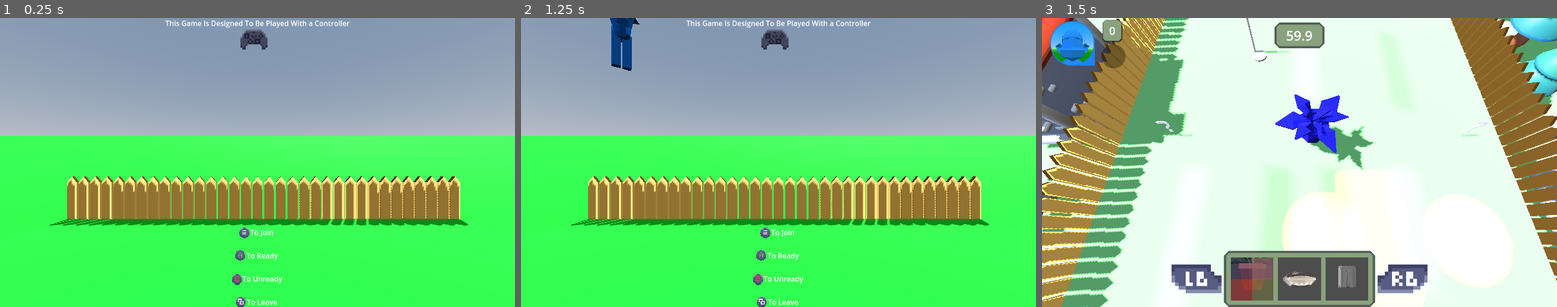
Above: before the commit, frames 1-3 (left to right).
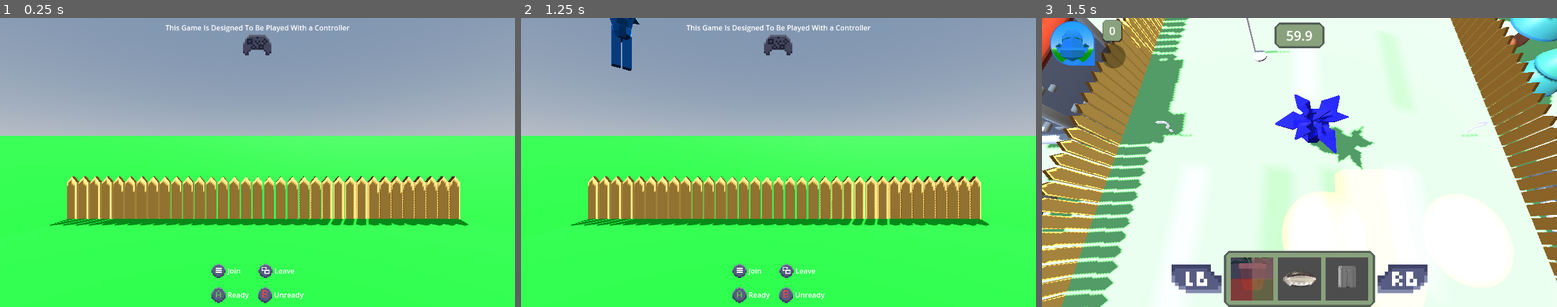
Above: after the commit, the same moments.

Repository: ronincampbell/GDS2Project
Game: Godot game, scene res://maps/lobby.tscn
The game is run twice, just before and just after one commit, with the same random seed, the same clock (stepped at 60 frames per second) and the same inputs. The engine's default icon, where the game draws it, is replaced by a stand-in: a white triangle on a blue panel in a dark square.
Inputs (mouse positions are in pixels of both pictures, inside the frame that each line leads up to):
- Up to frame 1 (0.25 s): no input
- Up to frame 2 (1.25 s): tap Enter (KeyboardJoin) at 0.5 s; move the mouse to (891, 148) at 0.52 s; hold D (PlayerRight) from 0.53 s (still down); hold Enter (KeyboardJoin) from 0.53 s (still down); click (891, 148) at 0.67 s
- Up to frame 3 (1.5 s): move the mouse to (1196, 176) at 1.27 s; release D (PlayerRight) at 1.28 s; release Enter (KeyboardJoin) at 1.28 s; hold S (PlayerDown) from 1.28 s (still down); tap E (PlayerInteract) at 1.35 s

The runs differ from the first frame. In frame 1, 2.0% of the frame differs, in the area x 32-68%, y 0-100%; in frame 2, 2.0%; in frame 3, nothing differs.

Commit message:
Organised LobbyHUD

Diff:
--- a/maps/lobby.tscn
+++ b/maps/lobby.tscn
@@ -53,6 +53,18 @@
 stream_2/stream = ExtResource("9_xsajp")
 stream_3/stream = ExtResource("10_n1qbv")
 
+[sub_resource type="AtlasTexture" id="AtlasTexture_s6qpm"]
+atlas = ExtResource("11_vwqo6")
+region = Rect2(1120, 336, 152, 120)
+
+[sub_resource type="AtlasTexture" id="AtlasTexture_revcj"]
+atlas = ExtResource("11_vwqo6")
+region = Rect2(648, 488, 144, 144)
+
+[sub_resource type="AtlasTexture" id="AtlasTexture_vwqo6"]
+atlas = ExtResource("11_vwqo6")
+region = Rect2(488, 488, 144, 144)
+
 [sub_resource type="AtlasTexture" id="AtlasTexture_xsajp"]
 atlas = ExtResource("11_vwqo6")
 region = Rect2(168, 808, 136, 152)
@@ -60,18 +72,6 @@
 [sub_resource type="AtlasTexture" id="AtlasTexture_n1qbv"]
 atlas = ExtResource("11_vwqo6")
 region = Rect2(328, 808, 136, 152)
-
-[sub_resource type="AtlasTexture" id="AtlasTexture_revcj"]
-atlas = ExtResource("11_vwqo6")
-region = Rect2(648, 488, 144, 144)
-
-[sub_resource type="AtlasTexture" id="AtlasTexture_vwqo6"]
-atlas = ExtResource("11_vwqo6")
-region = Rect2(488, 488, 144, 144)
-
-[sub_resource type="AtlasTexture" id="AtlasTexture_s6qpm"]
-atlas = ExtResource("11_vwqo6")
-region = Rect2(1120, 336, 152, 120)
 
 [node name="Lobby" type="Node3D"]
 
@@ -311,104 +311,115 @@
 
 [node name="LobbyHud" type="CanvasLayer" parent="."]
 
-[node name="Label" type="Label" parent="LobbyHud"]
-anchors_preset = 12
-anchor_top = 1.0
+[node name="MarginContainer" type="MarginContainer" parent="LobbyHud"]
+anchors_preset = 15
 anchor_right = 1.0
 anchor_bottom = 1.0
-offset_top = -75.0
-grow_horizontal = 2
-grow_vertical = 0
-text = "'S' To Join
-
-'A' To Ready
-
-'B' To Unready
-
-'Y' To Leave"
-horizontal_alignment = 1
-metadata/_edit_use_anchors_ = true
-
-[node name="AButton" type="TextureRect" parent="LobbyHud"]
-anchors_preset = 7
-anchor_left = 0.5
-anchor_top = 1.0
-anchor_right = 0.5
-anchor_bottom = 1.0
-offset_left = -50.0
-offset_top = -129.0
-offset_right = 94.0
-offset_bottom = 31.0
-grow_horizontal = 2
-grow_vertical = 0
-scale = Vector2(0.16, 0.16)
+grow_horizontal = 2
+grow_vertical = 2
+theme_override_constants/margin_top = 10
+theme_override_constants/margin_bottom = 10
+
+[node name="MainContainer" type="VBoxContainer" parent="LobbyHud/MarginContainer"]
+layout_mode = 2
+
+[node name="ControllerLabelContainer" type="VBoxContainer" parent="LobbyHud/MarginContainer/MainContainer"]
+layout_mode = 2
+size_flags_horizontal = 4
+size_flags_vertical = 2
+
+[node name="Label2" type="Label" parent="LobbyHud/MarginContainer/MainContainer/ControllerLabelContainer"]
+layout_mode = 2
+size_flags_horizontal = 4
+text = "This Game Is Designed To Be Played With a Controller"
+horizontal_alignment = 1
+vertical_alignment = 1
+
+[node name="Controller" type="TextureRect" parent="LobbyHud/MarginContainer/MainContainer/ControllerLabelContainer"]
+custom_minimum_size = Vector2(64, 0)
+layout_mode = 2
+size_flags_horizontal = 4
+size_flags_vertical = 4
+texture = SubResource("AtlasTexture_s6qpm")
+expand_mode = 5
+
+[node name="ControlsContainer" type="VBoxContainer" parent="LobbyHud/MarginContainer/MainContainer"]
+layout_mode = 2
+size_flags_horizontal = 4
+size_flags_vertical = 8
+theme_override_constants/separation = 20
+
+[node name="Row1" type="HBoxContainer" parent="LobbyHud/MarginContainer/MainContainer/ControlsContainer"]
+custom_minimum_size = Vector2(206, 0)
+layout_mode = 2
+size_flags_horizontal = 4
+
+[node name="Join" type="HBoxContainer" parent="LobbyHud/MarginContainer/MainContainer/ControlsContainer/Row1"]
+layout_mode = 2
+size_flags_horizontal = 3
+size_flags_vertical = 4
+
+[node name="StartButton" type="TextureRect" parent="LobbyHud/MarginContainer/MainContainer/ControlsContainer/Row1/Join"]
+custom_minimum_size = Vector2(32, 0)
+layout_mode = 2
+texture = SubResource("AtlasTexture_revcj")
+expand_mode = 5
+
+[node name="Label" type="Label" parent="LobbyHud/MarginContainer/MainContainer/ControlsContainer/Row1/Join"]
+layout_mode = 2
+text = "Join"
+horizontal_alignment = 1
+vertical_alignment = 1
+
+[node name="Leave" type="HBoxContainer" parent="LobbyHud/MarginContainer/MainContainer/ControlsContainer/Row1"]
+layout_mode = 2
+size_flags_horizontal = 3
+
+[node name="SSButton" type="TextureRect" parent="LobbyHud/MarginContainer/MainContainer/ControlsContainer/Row1/Leave"]
+custom_minimum_size = Vector2(32, 0)
+layout_mode = 2
+texture = SubResource("AtlasTexture_vwqo6")
+expand_mode = 5
+
+[node name="Label" type="Label" parent="LobbyHud/MarginContainer/MainContainer/ControlsContainer/Row1/Leave"]
+layout_mode = 2
+text = "Leave"
+horizontal_alignment = 1
+vertical_alignment = 1
+
+[node name="Row2" type="HBoxContainer" parent="LobbyHud/MarginContainer/MainContainer/ControlsContainer"]
+layout_mode = 2
+size_flags_horizontal = 4
+theme_override_constants/separation = 20
+
+[node name="Ready" type="HBoxContainer" parent="LobbyHud/MarginContainer/MainContainer/ControlsContainer/Row2"]
+layout_mode = 2
+size_flags_horizontal = 4
+size_flags_vertical = 4
+
+[node name="AButton" type="TextureRect" parent="LobbyHud/MarginContainer/MainContainer/ControlsContainer/Row2/Ready"]
+custom_minimum_size = Vector2(32, 0)
+layout_mode = 2
 texture = SubResource("AtlasTexture_xsajp")
-
-[node name="BButton" type="TextureRect" parent="LobbyHud"]
-anchors_preset = 7
-anchor_left = 0.5
-anchor_top = 1.0
-anchor_right = 0.5
-anchor_bottom = 1.0
-offset_left = -57.0
-offset_top = -75.0
-offset_right = 87.0
-offset_bottom = 85.0
-grow_horizontal = 2
-grow_vertical = 0
-scale = Vector2(0.16, 0.16)
+expand_mode = 5
+
+[node name="Label" type="Label" parent="LobbyHud/MarginContainer/MainContainer/ControlsContainer/Row2/Ready"]
+layout_mode = 2
+text = "Ready"
+horizontal_alignment = 1
+vertical_alignment = 1
+
+[node name="Unready" type="HBoxContainer" parent="LobbyHud/MarginContainer/MainContainer/ControlsContainer/Row2"]
+layout_mode = 2
+
+[node name="BButton" type="TextureRect" parent="LobbyHud/MarginContainer/MainContainer/ControlsContainer/Row2/Unready"]
+custom_minimum_size = Vector2(32, 0)
+layout_mode = 2
 texture = SubResource("AtlasTexture_n1qbv")
-
-[node name="StartButton" type="TextureRect" parent="LobbyHud"]
-anchors_preset = 7
-anchor_left = 0.5
-anchor_top = 1.0
-anchor_right = 0.5
-anchor_bottom = 1.0
-offset_left = -41.0
-offset_top = -179.0
-offset_right = 103.0
-offset_bottom = -19.0
-grow_horizontal = 2
-grow_vertical = 0
-scale = Vector2(0.16, 0.16)
-texture = SubResource("AtlasTexture_revcj")
-
-[node name="SSButton" type="TextureRect" parent="LobbyHud"]
-anchors_preset = 7
-anchor_left = 0.5
-anchor_top = 1.0
-anchor_right = 0.5
-anchor_bottom = 1.0
-offset_left = -49.0
-offset_top = -24.0
-offset_right = 95.0
-offset_bottom = 136.0
-grow_horizontal = 2
-grow_vertical = 0
-scale = Vector2(0.16, 0.16)
-texture = SubResource("AtlasTexture_vwqo6")
-
-[node name="Label2" type="Label" parent="LobbyHud"]
-anchors_preset = 5
-anchor_left = 0.5
-anchor_right = 0.5
-offset_left = -20.0
-offset_right = 20.0
-offset_bottom = 23.0
-grow_horizontal = 2
-text = "This Game Is Designed To Be Played With a Controller"
+expand_mode = 5
+
+[node name="Label" type="Label" parent="LobbyHud/MarginContainer/MainContainer/ControlsContainer/Row2/Unready"]
+layout_mode = 2
+text = "Unready"
 horizontal_alignment = 1
 vertical_alignment = 1
-
-[node name="Controller" type="TextureRect" parent="LobbyHud"]
-anchors_preset = 5
-anchor_left = 0.5
-anchor_right = 0.5
-offset_left = -38.0
-offset_top = 25.0
-offset_right = 114.0
-offset_bottom = 145.0
-grow_horizontal = 2
-scale = Vector2(0.4, 0.4)
-texture = SubResource("AtlasTexture_s6qpm")
